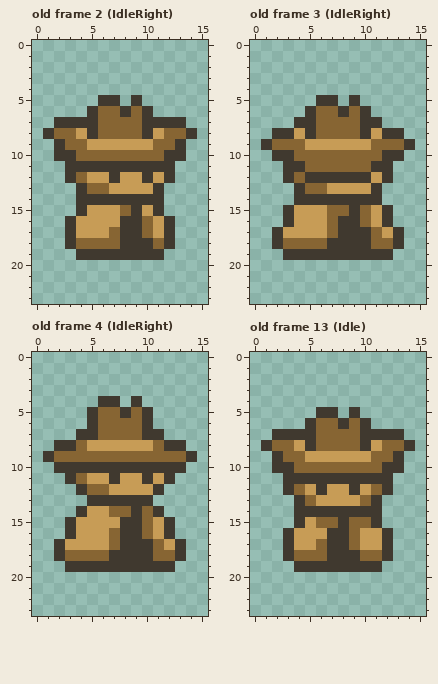
Pixel-art file -- assets/sprites/Player/Player.aseprite. Above: the version before the commit.
16x24 pixels, 43 frames. Shown: old frame 2 (IdleRight), old frame 3 (IdleRight), old frame 4 (IdleRight), old frame 13 (Idle). The commit also changed other frames, which this record leaves out.
And afterwards:
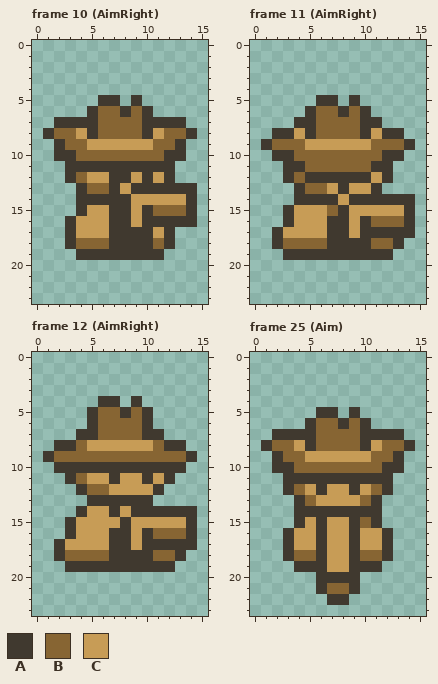
Palette (. is transparent): A #40392f  B #876533  C #c79c56
A new or re-ordered frame is compared with the old frame closest to it.
Commit message: Added aim animations to player and cowboy
The edit:
frames 43 -> 55
Frame 10 (AimRight) is new; against old frame 2 (IdleRight), layer "Gun":
Colour A now appears in row 13 at x 12 to 14; in rows 14 to 15 at x 14; in row 16 at x 13 to 14.
The author changed colour B to colour A in row 15 at x 8; in row 16 at x 10; in row 17 at x 7 and 10; in row 18 at x 7.
The author changed colour C to colour A in row 12 at x 8; in row 13 at x 7 and 9 to 10; in row 15 at x 7 and 10; in row 16 at x 7 and 11.
Colour B now appears in row 15 at x 12 to 13.
The author changed colour A to colour B in row 15 at x 11.
Colour C now appears in row 14 at x 12 to 13.
The author changed colour A to colour C in row 14 at x 9 to 11; in rows 15 to 16 at x 9.
Frame 11 (AimRight) is new; against old frame 3 (IdleRight), layer "Gun":
Colour A now appears in row 14 at x 12 to 14; in rows 15 to 17 at x 14.
The author changed colour B to colour A in row 15 at x 8; in row 16 at x 7 and 10; in row 17 at x 7 and 11.
The author changed colour C to colour A in row 13 at x 8; in row 17 at x 12.
Colour B now appears in row 16 at x 13.
The author changed colour A to colour B in row 16 at x 12.
The author changed colour C to colour B in row 16 at x 11.
Colour C now appears in row 15 at x 13.
The author changed colour A to colour C in row 14 at x 8; in row 15 at x 9 and 12; in rows 16 to 17 at x 9.
The author changed colour B to colour C in row 15 at x 10.
Frame 12 (AimRight) is new; against old frame 4 (IdleRight), layer "Gun":
Colour A now appears in row 14 at x 12 to 14; in rows 15 to 17 at x 14.
The author changed colour B to colour A in row 14 at x 7 and 10; in row 16 at x 7 and 10; in row 17 at x 7 and 11.
The author changed colour C to colour A in row 17 at x 12.
Colour B now appears in row 16 at x 13.
The author changed colour A to colour B in row 16 at x 12.
The author changed colour C to colour B in row 16 at x 11.
Colour C now appears in row 15 at x 13.
The author changed colour A to colour C in row 15 at x 9 and 12; in rows 16 to 17 at x 9.
The author changed colour B to colour C in row 14 at x 8; in row 15 at x 10.
Frame 25 (Aim) is new; against old frame 13 (Idle), layer "Gun":
Colour A now appears in row 20 at x 6 to 9; in row 21 at x 6 and 9; in row 22 at x 7 to 8.
The author changed colour B to colour A in row 15 at x 6 and 9; in row 16 at x 9; in row 17 at x 6 and 9; in row 18 at x 6.
The author changed colour C to colour A in row 16 at x 6.
Colour B now appears in row 21 at x 7 to 8.
The author changed colour A to colour C in row 15 at x 8; in rows 16 to 19 at x 7 to 8.
The author changed colour B to colour C in row 15 at x 7.
